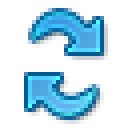
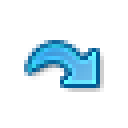
Revision of a layered 128px x 128px image; what changed, layer by layer:
added layer "Export" above "Update" over (28, 44, 96, 84)
hid "Update" over (28, 12, 100, 116)
